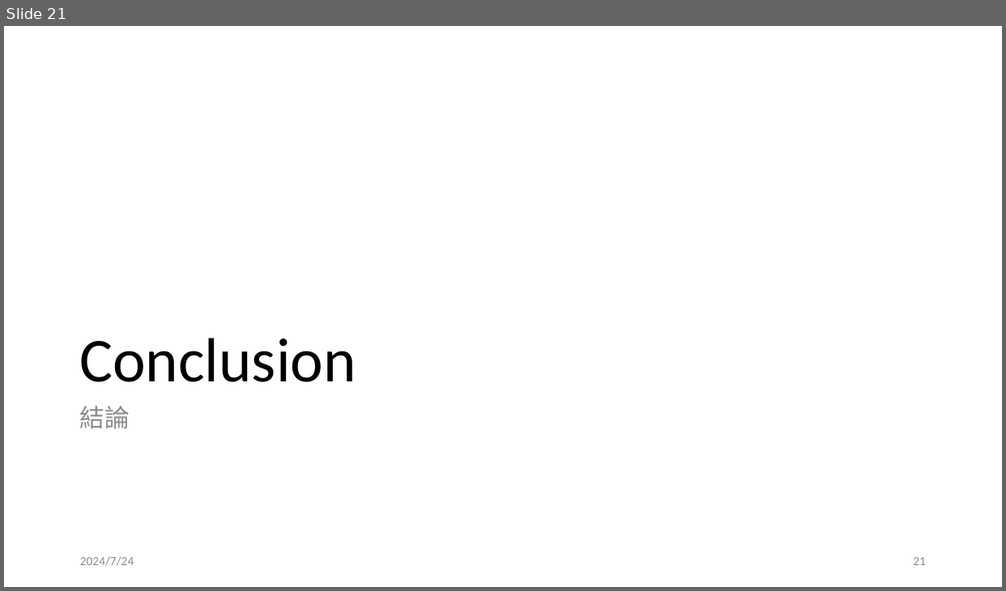
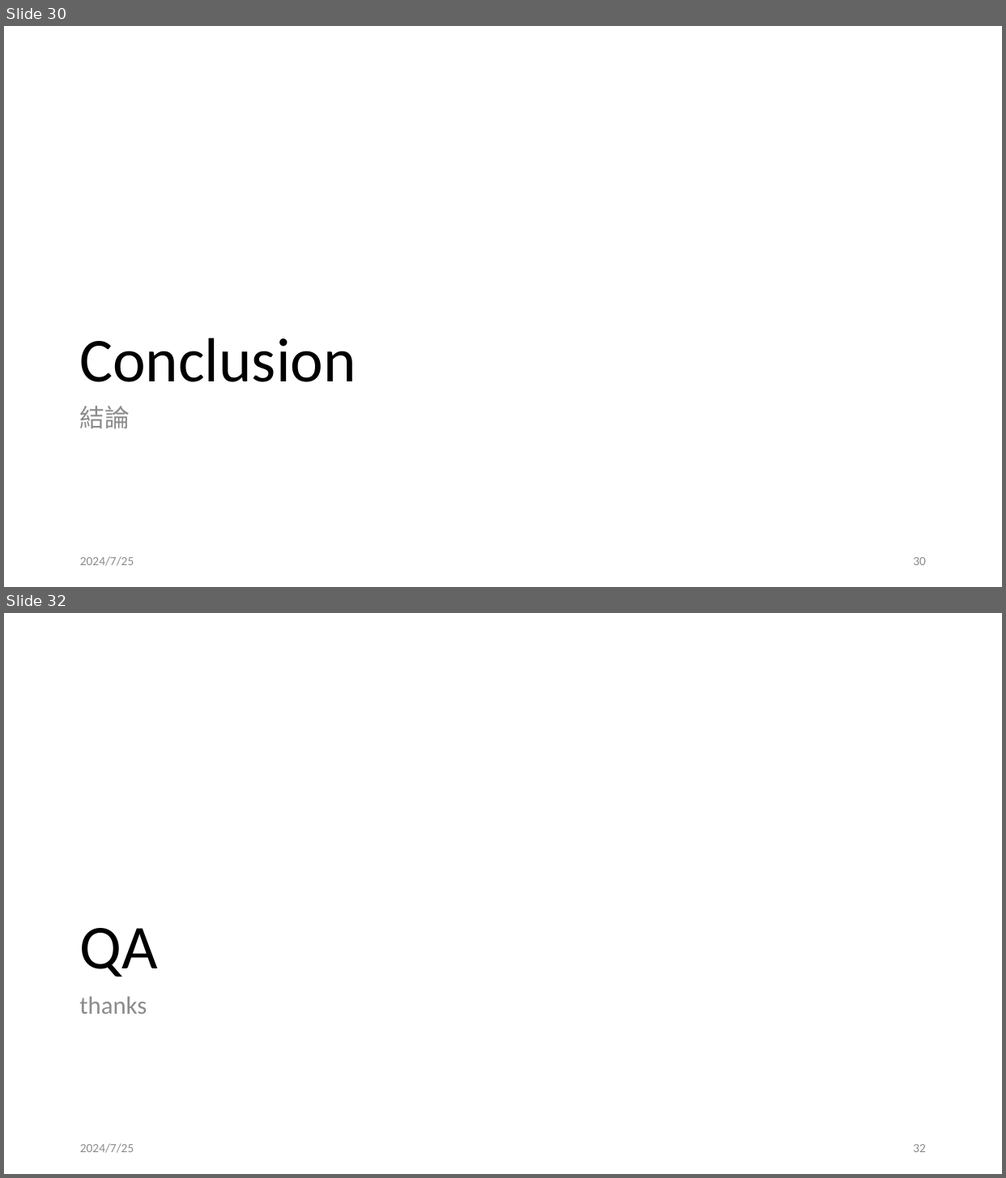
Before and after one commit to leon123858/aid-paper, a slide deck: docs/論文口試.pptx. Shown one above the other, each under a label of ours: slide 21 before the commit, slides 30 and 32 after it; the slides between them are not shown. The pictures are 1006x591 and 1006x1178 pixels, drawn with LibreOffice and Linux fonts; fonts in the diff are those of the drawing. Boxes give left, top, right and bottom in pixels: in the first picture for what was removed or moved away, otherwise in the second. Text is boxed around its words. In the diff, an @@ line names an element or a change of style, - is before the commit and + after.

```diff
--- a/docs/論文口試.pptx
+++ b/docs/論文口試.pptx
@@ slide 32 added at (x1=4, y1=613, x2=1002, y2=1174), background #FFFFFF @@
@@ title added at (x1=79, y1=928, x2=157, y2=977), 60 pt, text #000000 @@
+QA
@@ text added at (x1=79, y1=996, x2=147, y2=1014), 24 pt, text #8C8C8C @@
+thanks
@@ text added at (x1=80, y1=1144, x2=134, y2=1153), 12 pt, text #8C8C8C @@
+2024/7/25
@@ page number added at (x1=913, y1=1144, x2=926, y2=1152), 12 pt, text #8C8C8C @@
+32
@@ what was slide 21 is now slide 30 @@
@@ slide 30 changed as well @@
@@ text at (x1=80, y1=557, x2=134, y2=566): text changed @@
-2024/7/24
+2024/7/25
@@ page number at (x1=913, y1=557, x2=926, y2=565): text changed @@
-21
+30
```
Also in this commit, not shown: 17 other slides changed, 10 other slides added, 2 other files.
